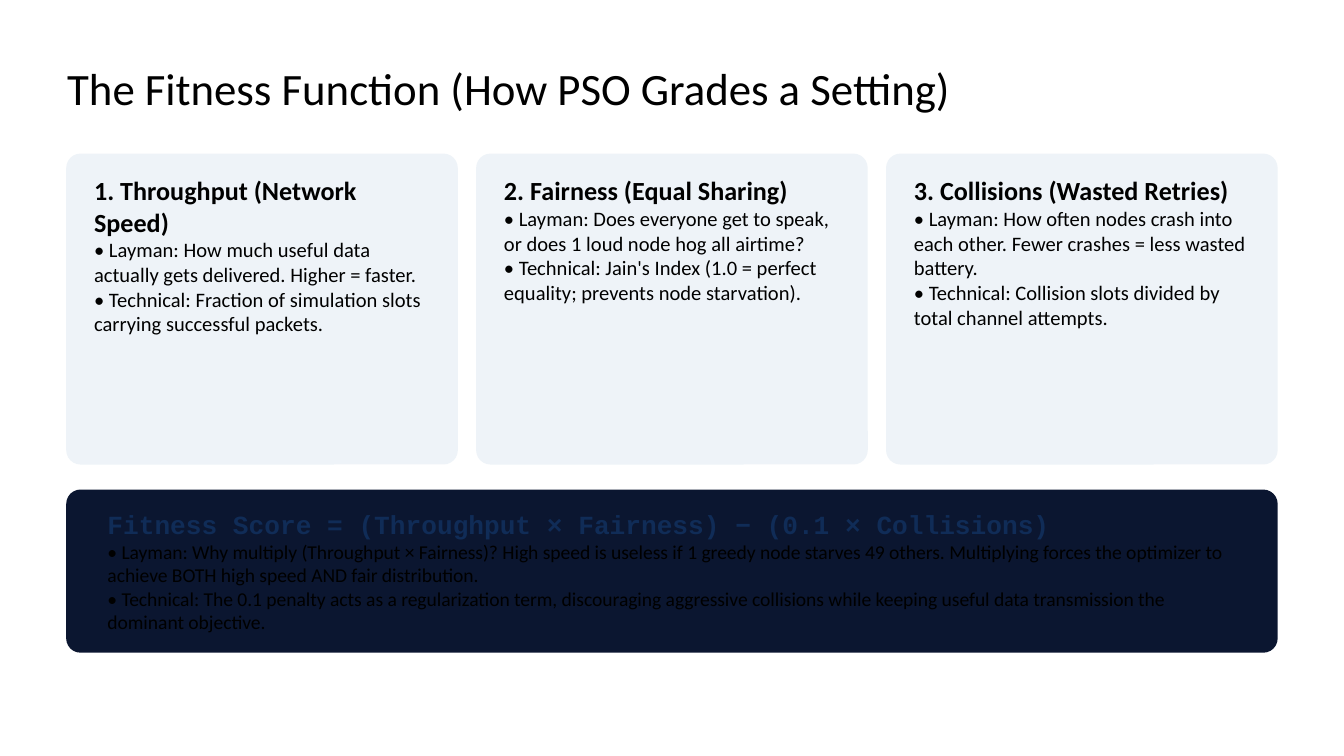
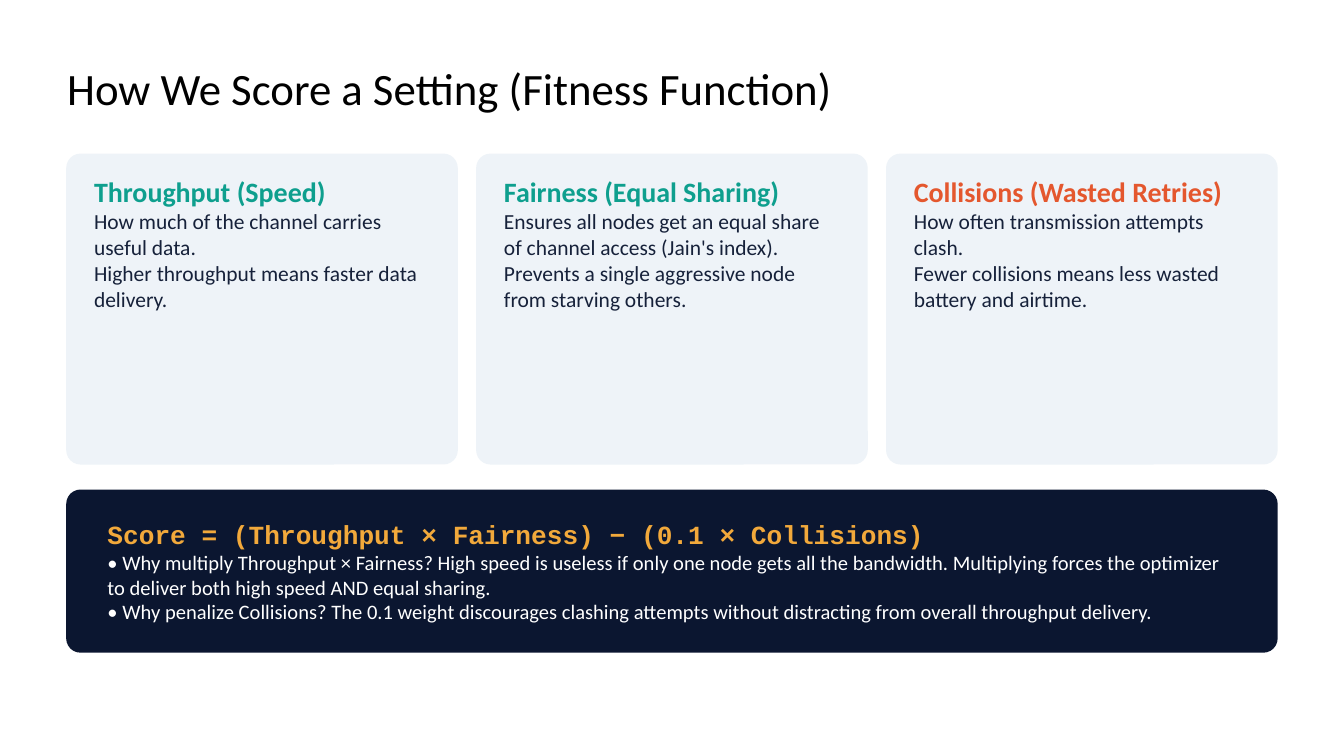
Before and after one commit to JayH25/NDO---MACA-MACAw-with-PSO-optimization, a slide deck: slide 8 of NDO_final.pptx. Drawn at 1344x756 pixels with LibreOffice and Linux fonts; fonts in the diff are those of the drawing. Boxes give left, top, right and bottom in pixels: in the first picture for what was removed or moved away, otherwise in the second. Text is boxed around its words. In the diff, an @@ line names an element or a change of style, - is before the commit and + after.

```diff
--- a/NDO_final.pptx
+++ b/NDO_final.pptx
@@ text at (67, 72, 831, 113): text changed @@
-The Fitness Function (How PSO Grades a Setting)
+How We Score a Setting (Fitness Function)
@@ text at (94, 181, 417, 311): text changed; size 11 to 11.5 pt; text colour #000000 to #16213A @@
-1. Throughput (Network Speed)
-• Layman: How much useful data actually gets delivered. Higher = faster.
-• Technical: Fraction of simulation slots carrying successful packets.
+Throughput (Speed)
+How much of the channel carries useful data.
+Higher throughput means faster data delivery.
@@ text at (504, 181, 820, 311): text changed; size 11 to 11.5 pt; text colour #000000 to #16213A @@
-2. Fairness (Equal Sharing)
-• Layman: Does everyone get to speak, or does 1 loud node hog all airtime?
-• Technical: Jain's Index (1.0 = perfect equality; prevents node starvation).
+Fairness (Equal Sharing)
+Ensures all nodes get an equal share of channel access (Jain's index).
+Prevents a single aggressive node from starving others.
@@ text at (914, 181, 1222, 311): text changed; size 11 to 11.5 pt; text colour #000000 to #16213A @@
-3. Collisions (Wasted Retries)
-• Layman: How often nodes crash into each other. Fewer crashes = less wasted battery.
-• Technical: Collision slots divided by total channel attempts.
+Collisions (Wasted Retries)
+How often transmission attempts clash.
+Fewer collisions means less wasted battery and airtime.
@@ text added at (107, 526, 1219, 623), 11 pt, text #FFFFFF @@
+Score = (Throughput × Fairness) − (0.1 × Collisions)
+• Why multiply Throughput × Fairness? High speed is useless if only one node gets all the bandwidth. Multiplying forces the optimizer to deliver both high speed AND equal sharing.
+• Why penalize Collisions? The 0.1 weight discourages clashing attempts without distracting from overall throughput delivery.
```
Also in this commit, not shown: 5 other slides changed, 1 other file.
